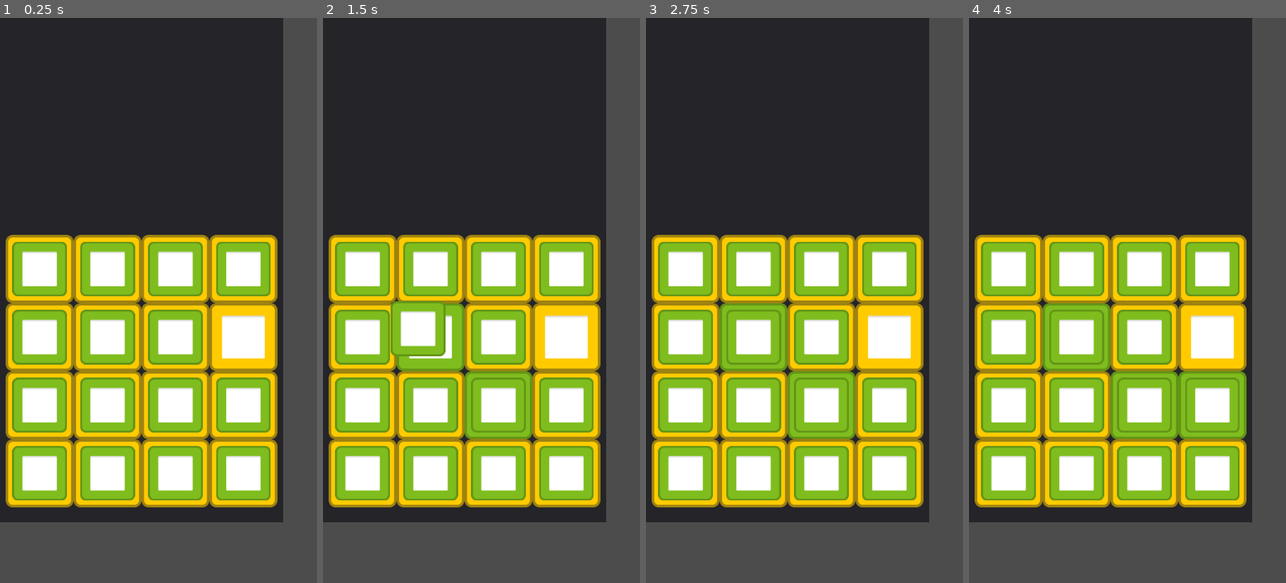
Above: before the commit, frames 1-4 (left to right).
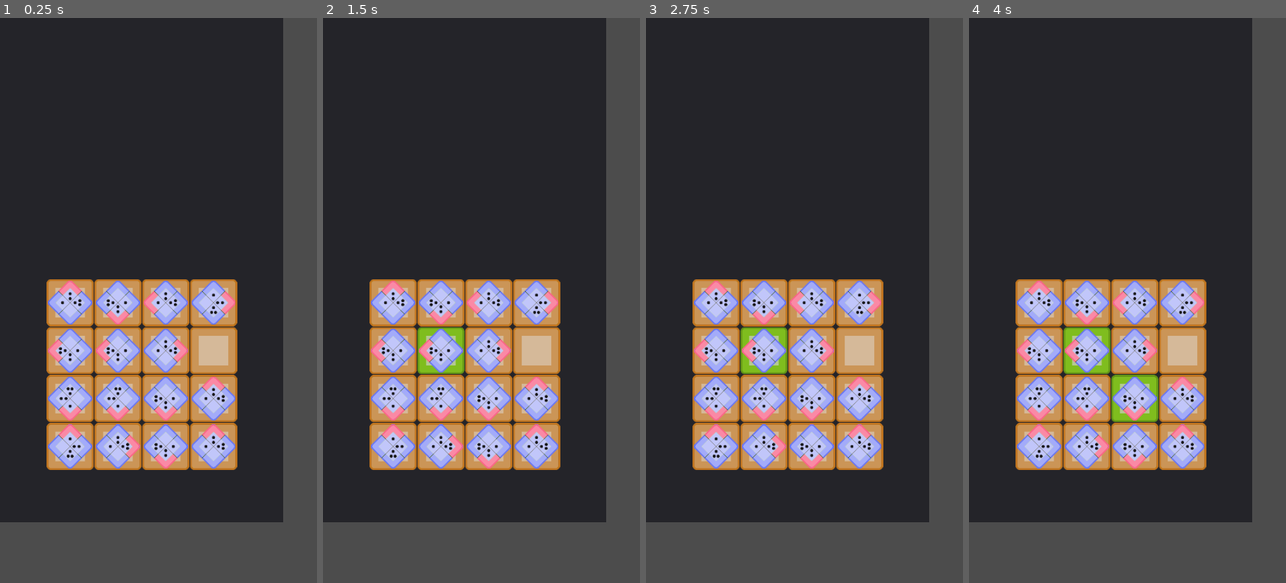
Above: after the commit, the same moments.

Repository: mahe-appkey/appkey_coolLine
Game: Godot game, scene res://tes_2/node/main.tscn
Same seed, same stepped clock (60 frames per second), same inputs: the game is played once before the commit and once after it. The project has no main scene, so this scene is started directly.
Inputs (mouse positions are in pixels of both pictures, inside the frame that each line leads up to):
- Up to frame 1 (0.25 s): no input
- Up to frame 2 (1.5 s): tap Enter at 0.5 s; move the mouse to (465, 368) at 0.52 s; hold Z 0.53-1.28 s; click (465, 368) at 0.67 s; tap Space at 1.25 s; move the mouse to (418, 328) at 1.27 s; tap Z at 1.35 s; click (418, 328) at 1.42 s
- Up to frame 3 (2.75 s): tap Enter at 2 s; move the mouse to (836, 176) at 2.02 s; hold Z from 2.03 s (still down); click (836, 176) at 2.17 s
- Up to frame 4 (4 s): tap Space at 2.75 s; move the mouse to (1111, 413) at 2.77 s; release Z at 2.78 s; tap Z at 2.85 s; click (1111, 413) at 2.92 s; tap Enter at 3.5 s; move the mouse to (1222, 385) at 3.52 s; hold Z from 3.53 s (still down); click (1222, 385) at 3.67 s

The runs differ from the first frame. In frame 1, 41% of the frame differs, in the area x 1-88%, y 38-87%; in frame 2, 41%; in frame 3, 41%; in frame 4, 41%.

Commit message:
update
- implement random drive
- implement rotation drive
- implement drive direction
- implement direction when dropped to empty tile
- implement updated drive value
to do:
- control?
- game manager?

Diff:
--- a/tes_2/node/main.tscn
+++ b/tes_2/node/main.tscn
@@ -3,26 +3,20 @@
 [ext_resource path="res://tes_2/script/dynamic_panel.gd" type="Script" id=1]
 [ext_resource path="res://tes_2/script/tile_container.gd" type="Script" id=2]
 
-[node name="Node" type="Node"]
+[node name="MainGame" type="Node"]
 
 [node name="Panel" type="Panel" parent="."]
 show_behind_parent = true
-grow_horizontal = 0
-grow_vertical = 0
-size_flags_horizontal = 3
-size_flags_vertical = 3
+grow_horizontal = 2
+grow_vertical = 2
 script = ExtResource( 1 )
 
 [node name="tile_container" type="GridContainer" parent="Panel"]
-anchor_left = 0.5
 anchor_top = 0.5
-anchor_right = 0.5
 anchor_bottom = 0.5
 grow_horizontal = 2
 grow_vertical = 2
-size_flags_horizontal = 3
-size_flags_vertical = 3
-custom_constants/vseparation = 0
-custom_constants/hseparation = 0
+custom_constants/vseparation = 1
+custom_constants/hseparation = 1
 columns = 4
 script = ExtResource( 2 )
--- a/tes_2/node/tile_texture.tscn
+++ b/tes_2/node/tile_texture.tscn
@@ -1,3 +1,3 @@
 [gd_scene format=2]
 
-[node name="Sprite" type="Sprite"]
+[node name="textureRect" type="TextureRect"]
--- a/tes_2/script/disk_class.gd
+++ b/tes_2/script/disk_class.gd
@@ -1,21 +1,29 @@
 extends Sprite
 
-var diskIcon
 var diskType
 var diskSlot
-var picked = false
-var divider = 0.5
-var angle_rot = 0
-var rot_amount = 45
-var rot_speed = 1
-var rot_time = 3
-var widnhei= ((OS.get_window_size().x)/4)-25
+var angle_rot
+var rot_second = 0.5
+const rot_amount:int = 90
+var cur_rot : int
+var bef_rot : int = 0
+var trigger_dir
+var widnhei
+var tween_rot
+var rot_arr = [0,-90,-180,-270]
+var disk_dir_arr = ["left","top","right","bottom"]
+var disk_value = [0,1,2,3]
 
 func _init(diskName,diskTexture, diskSlot,diskType):
 	name = diskName
 	self.diskType = diskType
-	texture = resize_img(diskTexture,widnhei)
 	self.diskSlot = diskSlot
+	texture = diskTexture
+
+
+func random_arr(i):
+	randomize()
+	return(randi()%i)
 
 func resize_img(img_texture,w):
 	var img = img_texture.get_data()
@@ -25,39 +33,70 @@
 	return new_tex
 
 func _ready():
-#	var disk_scale = get_parent().get_rect().size/(2*180)
-#	self.scale = disk_scale
+	widnhei = get_parent().get_rect().size.x-5
+	texture = resize_img(texture,widnhei)
+	var tweens = Tween.new()
+	add_child(tweens)
+	tween_rot = get_child(0)
 	self.set_centered(true)
 	re_position()
-	self.set_rotation(deg2rad(0))
-#	print("sprite texture height: ", self.get_texture().get_height())
+	self.set_rotation(deg2rad(rot_arr[random_arr(rot_arr.size())]))
+	cur_rot=rad2deg(self.get_rotation())
+	update_value_rot()
+
+func update_value_rot():
+	var delta_rot = abs(cur_rot - bef_rot)
+	var r_num = 0
+	if delta_rot != 0:
+		r_num = abs(delta_rot/90)
+#	if r_num == 4: r_num = 0
+#	print("r_num: ",r_num)
+	for i in range(disk_value.size()):
+		disk_value[i]+=r_num
+		if disk_value[i]>=4:
+			disk_value[i]-=4
+	update_trigger_direction()
+	print("----------------------------")
+	for i in range(disk_dir_arr.size()):
+		print(disk_dir_arr[i]," : ",disk_value[i])
+	print("----------------------------")
+
+func update_trigger_direction():
+	for i in range(disk_value.size()):
+		if diskType == "trigger_01":
+			if disk_value[i] == 1:
+				trigger_dir = disk_dir_arr[i]
+		elif diskType == "trigger_02":
+			if disk_value[i] == 2:
+				trigger_dir = disk_dir_arr[i]
+		elif diskType == "trigger_03":
+			if disk_value[i] == 3:
+				trigger_dir = disk_dir_arr[i]
+	print("trigger dir: ",trigger_dir)
+	pass
+
 func re_position():
 	self.position.x=get_parent().get_rect().size.x/2
 	self.position.y=get_parent().get_rect().size.y/2
-func rotate_disk():
-	var irot = 0.0
-	if abs(angle_rot) == 360:
-		angle_rot = 0
-	angle_rot-= rot_amount
-	print("angle rot: ",angle_rot)
-	var time_delta = 0
-#	print("method call rotate_disk")	while time_delta <= rot_time:
-	while irot >= angle_rot:
-#		print("_process_delta: ",get_process_delta_time())
-		self.set_rotation(deg2rad(irot))
-		irot -=rot_speed
 
+func rotate_disk(rot_time):
+	angle_rot = cur_rot
+	if abs(angle_rot) >= 360:
+		angle_rot +=360
+		print("before angle_rot: ",angle_rot)
+	if abs(cur_rot) >= 360:
+		cur_rot +=360
+		print("before cur_rot: ",cur_rot)
+	bef_rot=cur_rot
+#	print("angle_rot: ",angle_rot)
+#	print("cur_rot: ",cur_rot)
+	angle_rot-= rot_amount*rot_time
+	tween_rot.interpolate_property(self, "rotation", deg2rad(cur_rot),deg2rad(angle_rot), rot_second*rot_time, \
+	Tween.TRANS_SINE, Tween.EASE_IN_OUT)
+	tween_rot.start()
+	cur_rot=angle_rot
+	update_value_rot()
+	print("after angle_rot: ",angle_rot)
+	print("after cur_rot: ",cur_rot)
+	print("-------------------------------")
 	pass
-
-#func _input(event):
-#	if event is InputEventMouseButton and event.button_index == BUTTON_LEFT and event.pressed:
-##		print("mouse_click")
-#		self.rotate_disk()
-
-# Declare member variables here. Examples:
-# var a = 2
-# var b = "text"
-
-# Called every frame. 'delta' is the elapsed time since the previous frame.
-#func _process(delta):
-#	pass
--- a/tes_2/script/dynamic_panel.gd
+++ b/tes_2/script/dynamic_panel.gd
@@ -9,10 +9,7 @@
 func _init():
 	self.rect_size.x = panel_x
 	self.rect_size.y = panel_y
-	print("panel x: ",panel_x)
-	print("panel y: ",panel_y)
-	print("rect panel x: ",self.rect_size.x)
-	print("rect panel y: ",self.rect_size.y)
+
 # Called when the node enters the scene tree for the first time.
 func _ready():
 	pass # Replace with function body.
--- a/tes_2/script/tile_class.gd
+++ b/tes_2/script/tile_class.gd
@@ -2,12 +2,12 @@
 
 var slotIndex
 var disk = null
-#var sprite_img_class = preload("res://tes_2/script/tile_sprite.gd")
-var sprite_img_texture = preload("res://tes_2/img/backtile_default2.png")
-var sprite_img_texture_clear = preload("res://tes_2/img/backtile_select2.png")
+var sprite_img_texture = preload("res://tes_2/img/board_desert.png")
+var sprite_img_texture_clear = preload("res://tes_2/img/board_oasis.png")
+
 # width and height of texture for tile
-var widnhei= ((OS.get_window_size().x)/4)-(OS.get_window_size().x/120)
-
+#var widnhei= ((OS.get_window_size().x)/4)-(OS.get_window_size().x/120)
+var widnhei
 
 func resize_img(img_texture,w):
 	var img = img_texture.get_data()
@@ -25,11 +25,20 @@
 	self.set_texture(sprite_img)
 
 func _init(slotIndex):
-	var sprite_img = resize_img(sprite_img_texture,widnhei)
 	self.slotIndex = slotIndex
 	name = "diskSlot_%d" % slotIndex
+
+# Called when the node enters the scene tree for the first time.
+func _ready():
+	widnhei = get_parent().get_rect().size.x/get_parent().get_columns()
+	var sprite_img = resize_img(sprite_img_texture,widnhei)
 	self.set_texture(sprite_img)
 	self.set_stretch_mode(6)
+	self.anchor_top = 0.5
+	self.anchor_right = 0.5
+	self.anchor_bottom = 0.5
+	self.anchor_left = 0.5
+	pass # Replace with function body.
 
 func setDisk(newDisk):
 	add_child(newDisk)
@@ -39,11 +48,3 @@
 
 func removeDisk():
 	remove_child(disk)
-
-# Called when the node enters the scene tree for the first time.
-func _ready():
-	pass # Replace with function body.
-
-# Called every frame. 'delta' is the elapsed time since the previous frame.
-#func _process(delta):
-#	pass
--- a/tes_2/script/tile_container.gd
+++ b/tes_2/script/tile_container.gd
@@ -8,43 +8,46 @@
 var grabbed_offset = Vector2()
 var clicked_tile
 var ran_tile
+var ran_disk
+var pos_x_margin = 150
 var empt_tile_index
 var temp_tile_index
 var num_column = 4
 var num_slot = (num_column*num_column)
 const tile_class = preload("res://tes_2/script/tile_class.gd")
 const disk_class = preload("res://tes_2/script/disk_class.gd")
-const disk_texture = [preload("res://tes_2/img/backtile_select2.png")]
+const disk_texture = [
+preload("res://tes_2/img/disk_01.png"),
+preload("res://tes_2/img/disk_02.png"),
+preload("res://tes_2/img/disk_03.png")]
 const diskDictionary = {
 	0: {
 		"diskName":"disk01",
-		"diskType":"UP",
+		"diskType":"trigger_01",
 		"diskIcon":disk_texture[0]
 	},
 	1: {
 		"diskName":"disk02",
-		"diskType":"UP",
-		"diskIcon":disk_texture[0]
+		"diskType":"trigger_02",
+		"diskIcon":disk_texture[1]
 	},
 	2: {
 		"diskName":"disk03",
-		"diskType":"UP",
-		"diskIcon":disk_texture[0]
-	},
-	3: {
-		"diskName":"disk04",
-		"diskType":"UP",
-		"diskIcon":disk_texture[0]
-	},
+		"diskType":"trigger_03",
+		"diskIcon":disk_texture[2]
+	}
 }
 
 func _init():
 	self.margin_top= (OS.get_window_size().y/2.5)
+	self.margin_left= 10
+	self.margin_right= 10
 	self.set_columns(num_column)
-	self.rect_position.x = 0#(OS.get_window_size().x/5)-(OS.get_window_size().x/5)
-#	self.position(Vector2(10,320))
-# Called when the node enters the scene tree for the first time.
+
+
 func _ready():
+	self.set_size(Vector2(get_parent().rect_size.x-pos_x_margin,10))
+	self.rect_position.x = pos_x_margin/2
 	ran_tile = random_arr(num_slot)
 	empt_tile_index = ran_tile
 	generate_disk()
@@ -61,9 +64,10 @@
 
 func generate_disk():
 	for i in range(num_slot):
-		var diskName = diskDictionary[0].diskName
-		var diskType = diskDictionary[0].diskType
-		var diskIcon = diskDictionary[0].diskIcon
+		ran_disk=random_arr(diskDictionary.size())
+		var diskName = diskDictionary[ran_disk].diskName
+		var diskType = diskDictionary[ran_disk].diskType
+		var diskIcon = diskDictionary[ran_disk].diskIcon
 		disk_arr.append(disk_class.new(diskName,diskIcon,null,diskType))
 
 func generate_tile():
@@ -80,7 +84,6 @@
 
 func _gui_input(event):
 	if event is InputEventMouseButton and event.button_index == BUTTON_LEFT and event.pressed:
-#		print("mouse_click")
 		for i in range(num_slot):
 			var tile = tile_arr[i]
 			if (tile!=tile_arr[empt_tile_index]):
@@ -92,30 +95,27 @@
 					temp_tile_index = i
 					clicked_tile = tile
 					original_disk_position = tile.disk.global_position
-	#				clicked_tile.get_child(0).visible = not clicked_tile.get_child(0).visible
 					can_grab = event.pressed
-					grabbed_offset=clicked_tile.get_child(0).position - get_global_mouse_position()
+					grabbed_offset=clicked_tile.get_child(0).get_global_position()-get_global_mouse_position()
 					clicked_tile.clear_tile()
 
 	if event is InputEventMouseButton and event.button_index == BUTTON_RIGHT and event.pressed:
 		for i in range(num_slot):
 			tile_arr[i].reset_tile()
-# Called every frame. 'delta' is the elapsed time since the previous frame.
-#func _process(delta):
-#	pass
+
 func _process(delta):
 	if Input.is_mouse_button_pressed(BUTTON_LEFT) and can_grab:
-#		clicked_tile.get_child(0).position = get_global_mouse_position() + grabbed_offset
 		if clicked_tile != null:
 			hold_disk = clicked_tile.disk
 			hold_disk.z_index = 99
-			hold_disk.global_position = get_global_mouse_position()
+			hold_disk.global_position = grabbed_offset+get_global_mouse_position()
 	elif hold_disk!=null and clicked_tile != null:
 		var empt_tile_mousePos = tile_arr[empt_tile_index].get_local_mouse_position()
 		var epmt_tile_texture = tile_arr[empt_tile_index].get_texture()
 		var inEmptyTile = (empt_tile_mousePos.x >=0 && empt_tile_mousePos.x <= epmt_tile_texture.get_width() && \
 				empt_tile_mousePos.y >= 0 && empt_tile_mousePos.y <= epmt_tile_texture.get_height())
 		if inEmptyTile:
+			print(clicked_tile.disk.trigger_dir)
 			clicked_tile.removeDisk()
 			tile_arr[empt_tile_index].setDisk(hold_disk)
 			empt_tile_index = temp_tile_index
Binary file added: tes_2/img/board_desert.png
Not shown, added: tes_2/img/board_desert.png.import
Binary file added: tes_2/img/board_oasis.png
Not shown, added: tes_2/img/board_oasis.png.import
Binary file added: tes_2/img/disk_01.png
Not shown, added: tes_2/img/disk_01.png.import
Binary file added: tes_2/img/disk_02.png
Not shown, added: tes_2/img/disk_02.png.import
Binary file added: tes_2/img/disk_03.png
Not shown, added: tes_2/img/disk_03.png.import
Not shown, added: tes_2/img/disk.xcf
